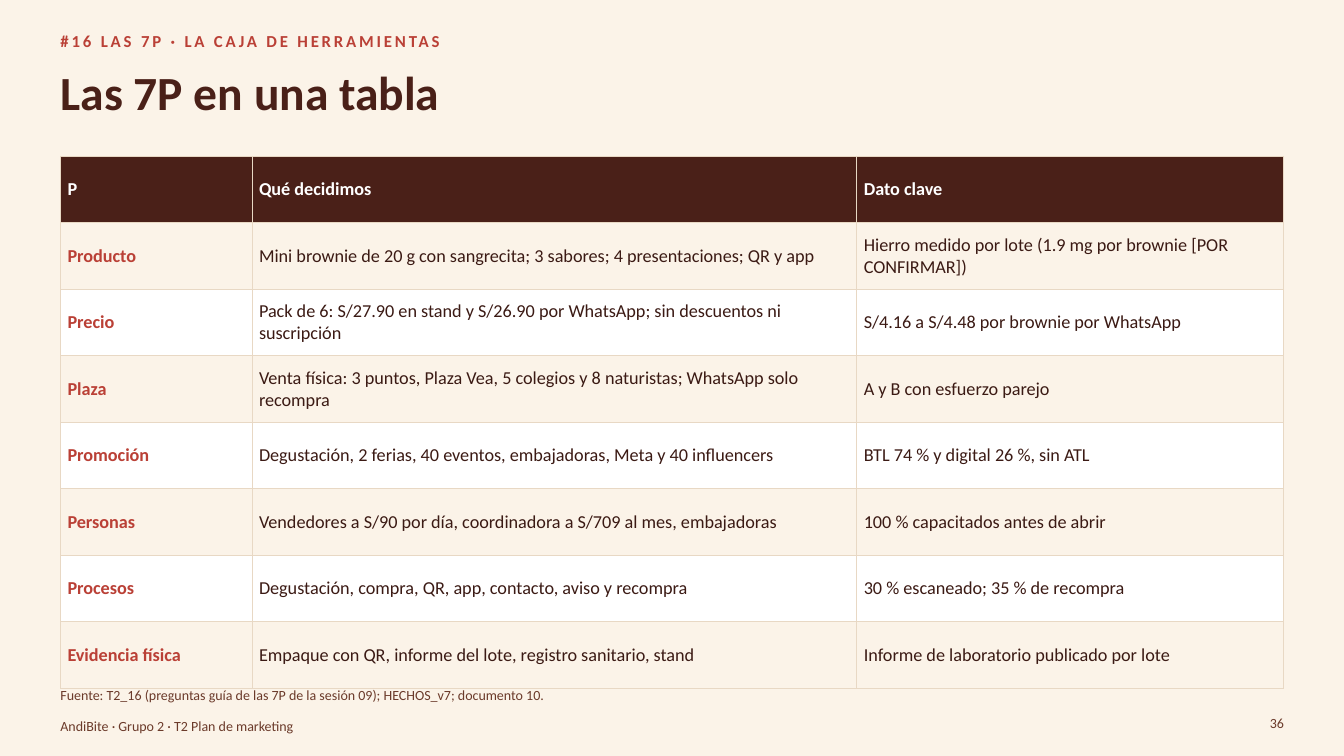
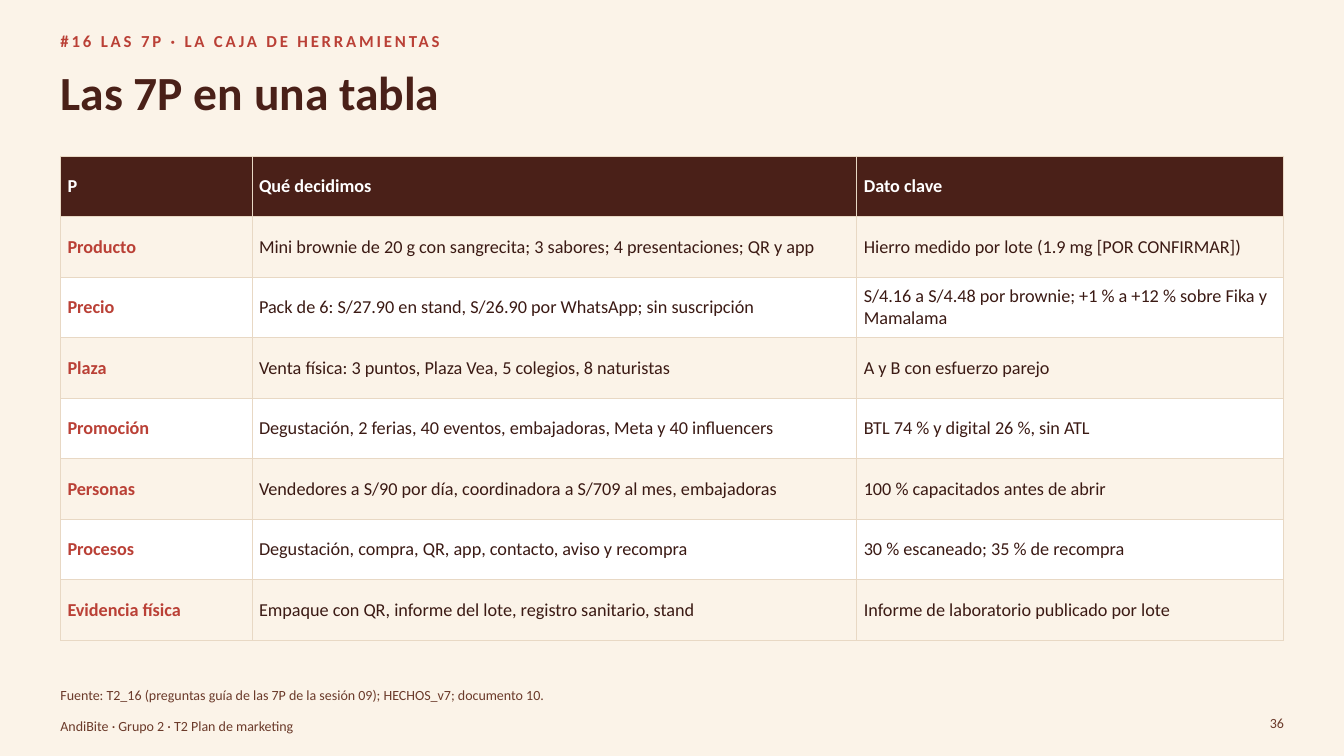
Before and after one commit to Darknow-web/Desarrollo-y-lanzamiento-de-producto-y-marca, a slide deck: slide 36 of 04-reformulacion/T2/T2_22_Plan-de-marketing-AndiBite.pptx. Drawn at 1344x756 pixels with LibreOffice and Linux fonts; fonts in the diff are those of the drawing; background and template pictures are left out. Boxes give left, top, right and bottom in pixels: in the first picture for what was removed or moved away, otherwise in the second. Text is boxed around its words. In the diff, an @@ line names an element or a change of style, - is before the commit and + after.

```diff
--- a/04-reformulacion/T2/T2_22_Plan-de-marketing-AndiBite.pptx
+++ b/04-reformulacion/T2/T2_22_Plan-de-marketing-AndiBite.pptx
@@ table at bbox=[60, 156, 1284, 623] @@
-row 2, column 3: Hierro medido por lote (1.9 mg por brownie [POR CONFIRMAR])
+row 2, column 3: Hierro medido por lote (1.9 mg [POR CONFIRMAR])
-row 3, column 2: Pack de 6: S/27.90 en stand y S/26.90 por WhatsApp; sin descuentos ni suscripción
+row 3, column 2: Pack de 6: S/27.90 en stand, S/26.90 por WhatsApp; sin suscripción
-row 3, column 3: S/4.16 a S/4.48 por brownie por WhatsApp
+row 3, column 3: S/4.16 a S/4.48 por brownie; +1 % a +12 % sobre Fika y Mamalama
-row 4, column 2: Venta física: 3 puntos, Plaza Vea, 5 colegios y 8 naturistas; WhatsApp solo recompra
+row 4, column 2: Venta física: 3 puntos, Plaza Vea, 5 colegios, 8 naturistas
```
Also in this commit, not shown: 10 other slides changed, 2 slides added, 2 slides removed, 3 other files.
